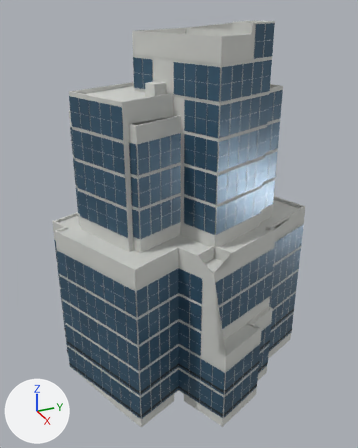
Two versions of the glTF model assets/buildings/cine-tower/web/cine-tower.glb, one commit apart.
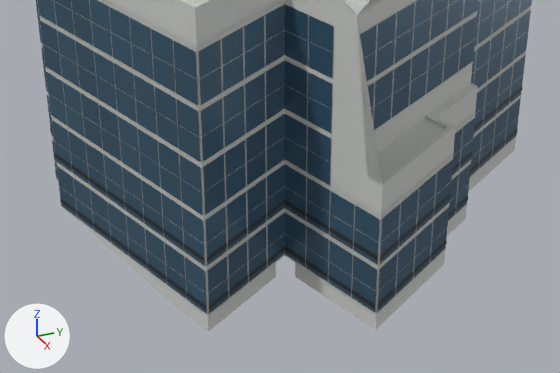
Each version is shown whole from a camera (50 mm lens) standing at (-60.4, -86.8, 71.5) and looking at (-139.1, -51.3, 32.2), then close up on the part from 11% to 87% of the width and 59% to 100% of the height. The axes (+X, +Y, +Z) are drawn at lower left. The lights are the same throughout. The last two pictures show the newer version. Vertices at exactly the same position are counted once.

The first close-up shows 'cine-tower_frame', 'cine-tower_glass0', 'cine-tower_glass1', 'cine-tower_glass2', 'cine-tower_roof', 'cine-tower_sign_housing', 'cine-tower_spandrel', 'cine-tower_wall'.
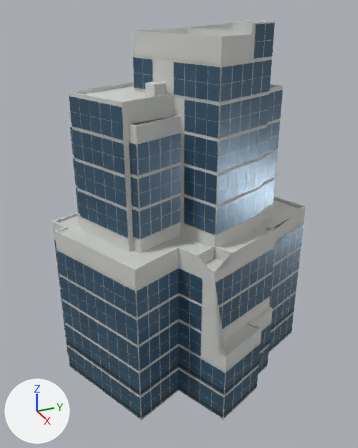
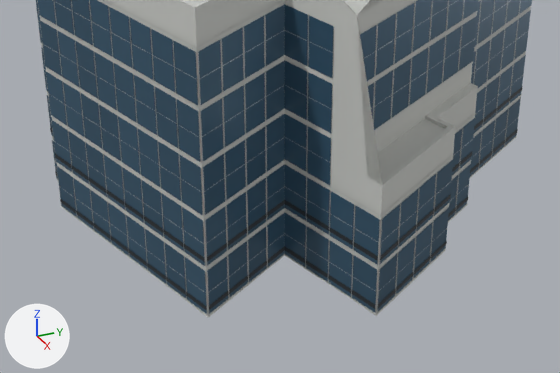
The change in detail:
me_cine_tower_wall is used by ob_cine_tower_wall; location (0.0, 0.0, 0.0).
me_cine_tower_wall had 499 vertices, 500 faces and spanned x -160.1..-118.5, y -73.9..-25.3, z 0.1..68.1.
me_cine_tower_wall now has 505 vertices, 506 faces and spans x -160.1..-118.5, y -73.9..-25.3, z 1.7..68.1.
Part 1, on me_cine_tower_wall:
40 vertices are removed from x -141.5..-118.5, y -72.9..-25.3, z 0.1..1.8.
80 faces are deleted.
17 vertices in x -131.3..-122.3, y -58.5..-32.8, z 0.1 move by (0.0, 0.0, 1.8).
10 vertices in x -127.0..-122.9, y -63.1..-41.9, z 0.1 move by (0.0, 0.0, 1.7).
8 vertices move from x -152.7..-120.2, y -71.8..-28.4, z 0.1..1.6 to x -152.7..-120.2, y -70.8..-28.4, z 1.7..1.9.
46 vertices are added at x -141.5..-118.5, y -72.9..-25.3, z 1.7..1.9.
86 new faces join them.

Changed parts and their boxes [x1, y1, x2, y2] in the close-ups (560 x 373 px; the box of a moved part takes in the faces that stretch with it):
'cine-tower_wall', reshaped
    before: [40, 0, 531, 331]
    after: [40, 0, 531, 317]
part 1 of me_cine_tower_wall, moved or reshaped
    before: [77, 138, 516, 331]
    after: [180, 251, 445, 317]
